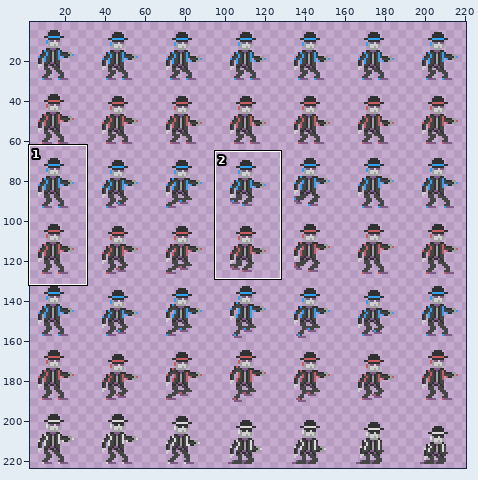
Two states of a sprite sheet, assets/phaser.png. The picture above shows the old version from afar; the outline marks the close-up.
Close-up. Before the commit:
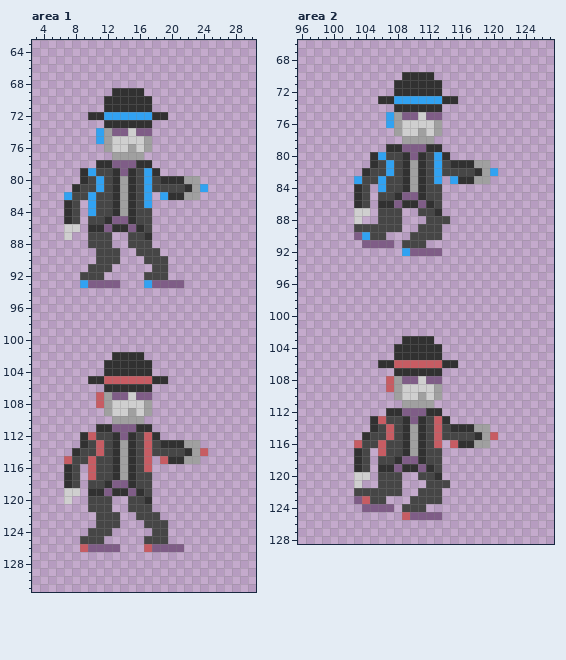
The file is 224x224 pixels. Shown: area 1: x 3..30, y 63..131; area 2: x 96..127, y 66..128. The wide view leaves out empty margins. The commit also changed other parts of the picture, which this record leaves out.
After:
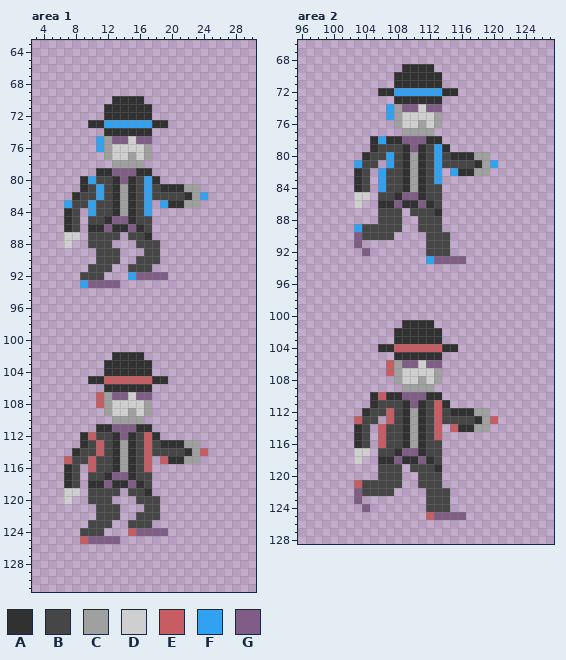
Palette (. is transparent): A #313131  B #464646  C #a0a0a0  D #cfcfcf  E #c75c63  F #31a2f2  G #7f5d87
Changes in this commit:
--- area 1
@@ x 3..30 @@
  68 ............................
- 69 ..........AAAA..............
- 70 .........AAAAAA.............
+ 69 ............................
+ 70 ..........AAAA..............
  71 .........AAAAAA.............
- 72 .......AAFFFFFFAA...........
- 73 .........AAAAAA.............
- 74 ........FCGGDGG.............
- 75 ........FCDDDDC.............
- 76 .........CDDCDC.............
- 77 ..........CCCC..............
- 78 ........AAGGGAA.............
- 79 ......AFBBAGABFA............
- 80 ......ABFBACABFBAAACC.......
- 81 .....ABBFBACABFBBBBACF......
- 82 ....FBBFBBACABF.FAACC.......
- 83 ....AB.FBBACABF.............
- 84 ....AB.FBBACABB.............
+ 72 .........AAAAAA.............
+ 73 .......AAFFFFFFAA...........
+ 74 .........AAAAAA.............
+ 75 ........FCGGDGG.............
+ 76 ........FCDDDDC.............
+ 77 .........CDDCDC.............
+ 78 ..........CCCC..............
+ 79 ........AAGGGAA.............
+ 80 ......AFBBAGABFA............
+ 81 ......ABFBACABFBAAACC.......
+ 82 .....ABBFBACABFBBBBACF......
+ 83 ....FBBFBBACABF.FAACC.......
+ 84 ....AB.FBBACABF.............
  85 ....AB.BBAGGABB.............
- 86 ....DD.AAGAAGAB.............
- 87 ....D..BBB..BBA.............
- 88 .......BBB..BBB.............
- 89 ........BBB..BBB............
- 90 ........BBB...BBB...........
- 91 .......BBB.....BB...........
- 92 ......BBB.....BBB...........
- 93 ......FGGGG...FGGGG.........
+ 86 ....AB.AAGAAGAB.............
+ 87 ....DD.BBBB.BBA.............
+ 88 ....D..BBB...BBB............
+ 89 ........BBB...BB............
+ 90 ........BBB..BBB............
+ 91 .......BBB..BBB.............
+ 92 ......BBB...FGGGG...........
+ 93 ......FGGGG.................
  94 ............................
@@ x 7..23 @@
 116 AB.EBBACABE......
-117 AB.EBBACABB......
-118 AB.BBAGGABB......
-119 DD.AAGAAGAB......
-120 D..BBB..BBA......
-121 ...BBB..BBB......
+117 AB.BBAGGABB......
+118 AB.AAGAAGAB......
+119 DD.BBBB.BBA......
+120 D..BBB...BBB.....
+121 ....BBB...BB.....
 122 ....BBB..BBB.....
-123 ....BBB...BBB....
-124 ...BBB.....BB....
-125 ..BBB.....BBB....
-126 ..EGGGG...EGGGG..
+123 ...BBB..BBB......
+124 ..BBB...EGGGG....
+125 ..EGGGG..........
+126 .................
 127 .................
--- area 2
@@ x 101..122 @@
  68 ......................
- 69 ......................
- 70 ........AAAA..........
+ 69 ........AAAA..........
+ 70 .......AAAAAA.........
  71 .......AAAAAA.........
- 72 .......AAAAAA.........
- 73 .....AAFFFFFFAA.......
- 74 .......AAAAAA.........
- 75 ......FCGGDGG.........
- 76 ......FCDDDDC.........
- 77 .......CDDCDC.........
- 78 ........CCCC..........
- 79 ......AAGGGAA.........
- 80 ....AFBBAGABFA........
- 81 ....ABFBACABFBAAACC...
- 82 ...ABBFBACABFBBBBACF..
- 83 ..FBBFBBACABF.FAACC...
+ 72 .....AAFFFFFFAA.......
+ 73 .......AAAAAA.........
+ 74 ......FCGGDGG.........
+ 75 ......FCDDDDC.........
+ 76 .......CDDCDC.........
+ 77 ........CCCC..........
+ 78 ....AFAAGGGAA.........
+ 79 ....ABBBAGABFA........
+ 80 ...ABBFBACABFBAAACC...
+ 81 ..FBB.FBACABFBBBBACF..
+ 82 ..AB.FBBACABF.FAACC...
+ 83 ..AB.FBBACABF.........
  84 ..AB.FBBACABB.........
- 85 ..AB.BBAGGABB.........
- 86 ..AB.AAGAAGAB.........
- 87 ..DD.BBB..BBA.........
- 88 ..D..BBB...BBB........
- 89 ..BBBBBB..BBB.........
- 90 ..GFBB...BBBB.........
- 91 ...GGGG.BBB...........
- 92 ........FGGGG.........
- 93 ......................
+ 85 ..DD.BBAGGABB.........
+ 86 ..D..AAGAAGAB.........
+ 87 .....BBB.BBBA.........
+ 88 .....BBB..BBB.........
+ 89 ..FBBBBB..BBB.........
+ 90 ..GBBBB....BBB........
+ 91 ..G........BBB........
+ 92 ...G.......BBB........
+ 93 ...........FGGGG......
  94 ......................
@@ x 101..122 @@
 100 ......................
-101 ......................
-102 ......................
-103 ........AAAA..........
-104 .......AAAAAA.........
+101 ........AAAA..........
+102 .......AAAAAA.........
+103 .......AAAAAA.........
+104 .....AAEEEEEEAA.......
 105 .......AAAAAA.........
-106 .....AAEEEEEEAA.......
-107 .......AAAAAA.........
-108 ......ECGGDGG.........
-109 ......ECDDDDC.........
-110 .......CDDCDC.........
-111 ........CCCC..........
-112 ......AAGGGAA.........
-113 ....AEBBAGABEA........
-114 ....ABEBACABEBAAACC...
-115 ...ABBEBACABEBBBBACE..
-116 ..EBBEBBACABE.EAACC...
-117 ..AB.EBBACABB.........
-118 ..AB.BBAGGABB.........
-119 ..AB.AAGAAGAB.........
-120 ..DD.BBB..BBA.........
-121 ..D..BBB...BBB........
-122 ..BBBBBB..BBB.........
-123 ..GEBB...BBBB.........
-124 ...GGGG.BBB...........
-125 ........EGGGG.........
+106 ......ECGGDGG.........
+107 ......ECDDDDC.........
+108 .......CDDCDC.........
+109 ........CCCC..........
+110 ....AEAAGGGAA.........
+111 ....ABBBAGABEA........
+112 ...ABBEBACABEBAAACC...
+113 ..EBB.EBACABEBBBBACE..
+114 ..AB.EBBACABE.EAACC...
+115 ..AB.EBBACABE.........
+116 ..AB.EBBACABB.........
+117 ..DD.BBAGGABB.........
+118 ..D..AAGAAGAB.........
+119 .....BBB.BBBA.........
+120 .....BBB..BBB.........
+121 ..EBBBBB..BBB.........
+122 ..GBBBB....BBB........
+123 ..G........BBB........
+124 ...G.......BBB........
+125 ...........EGGGG......
 126 ......................
